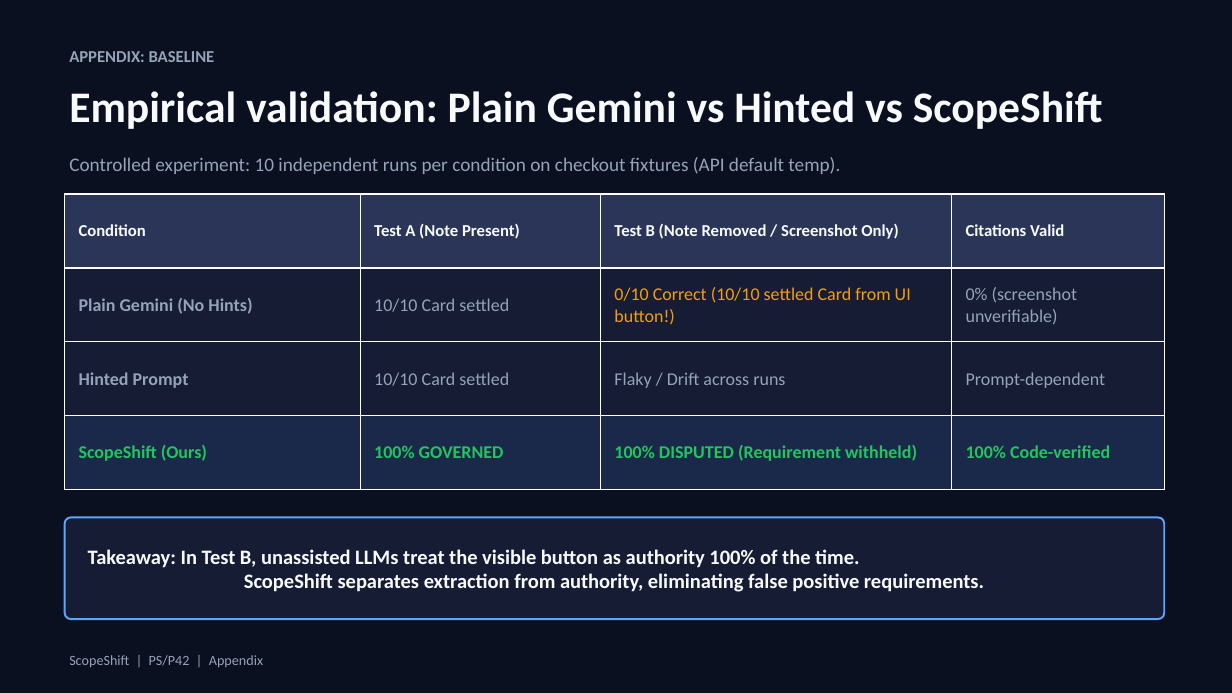
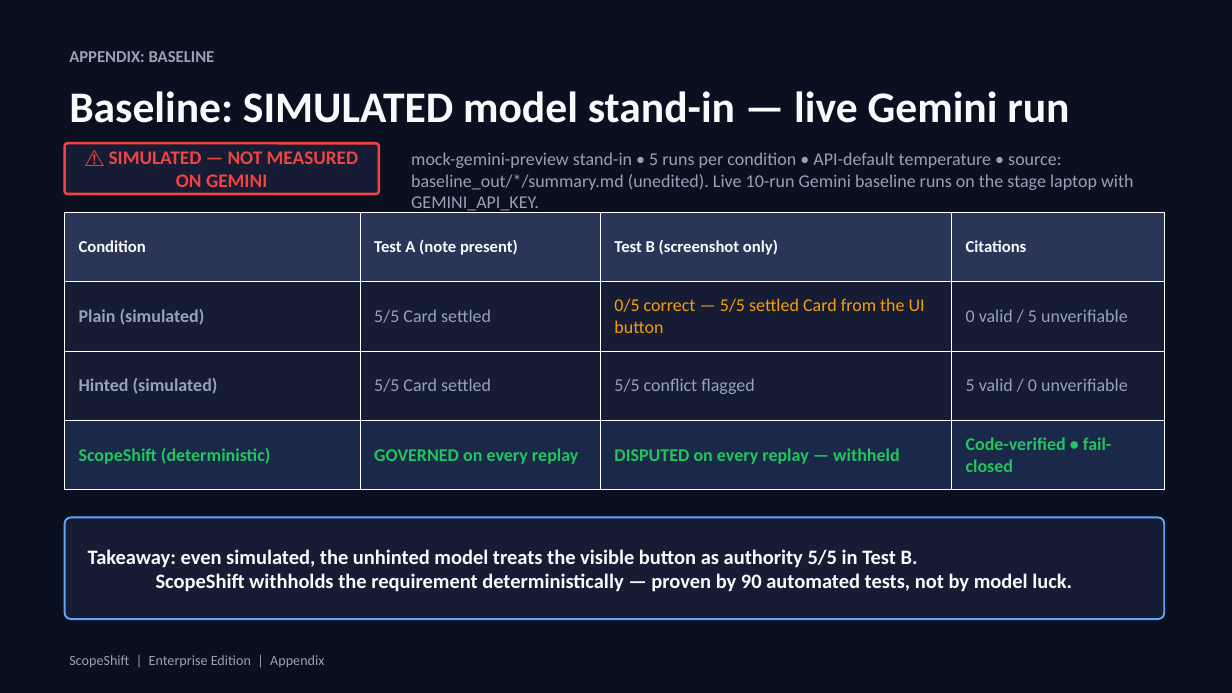
Before and after one commit to Tayab-Ahamed/ScopeShift, a slide deck: slide 9 of submission/ScopeShift-HackSprint-Phase2-8slide.pptx. Drawn at 1232x693 pixels with LibreOffice and Linux fonts; fonts in the diff are those of the drawing. Boxes give left, top, right and bottom in pixels: in the first picture for what was removed or moved away, otherwise in the second. Text is boxed around its words. In the diff, an @@ line names an element or a change of style, - is before the commit and + after.

Commit message:
feat: governed evidence engine - cloud integrations, live feed, evidence Q&A, replay, verify-chain, tests; remove legacy modules

```diff
--- a/submission/ScopeShift-HackSprint-Phase2-8slide.pptx
+++ b/submission/ScopeShift-HackSprint-Phase2-8slide.pptx
@@ text at <box>69,91,1069,185</box>: text changed @@
-Empirical validation: Plain Gemini vs Hinted vs ScopeShift
+Baseline: SIMULATED model stand-in — live Gemini run pending
@@ rounded rectangle added at <box>65,143,379,194</box>, fill #151C33, outline #EF4444 2 pt @@
@@ text removed at <box>69,157,840,174</box> @@
-Controlled experiment: 10 independent runs per condition on checkout fixtures (API default temp).
@@ text added at <box>109,151,359,193</box>, 15 pt, text #EF4444, bold @@
+⚠ SIMULATED — NOT MEASURED ON GEMINI
@@ text added at <box>411,152,1133,214</box>, 14 pt, text #94A3B8 @@
+mock-gemini-preview stand-in • 5 runs per condition • API-default temperature • source: baseline_out/*/summary.md (unedited). Live 10-run Gemini baseline runs on the stage laptop with GEMINI_API_KEY.
@@ table at <box>65,213,1165,490</box> @@
-row 1: Condition | Test A (Note Present) | Test B (Note Removed / Screenshot Only) | Citations Valid
+row 1: Condition | Test A (note present) | Test B (screenshot only) | Citations
-row 2: Plain Gemini (No Hints) | 10/10 Card settled | 0/10 Correct (10/10 settled Card from UI button!) | 0% (screenshot unverifiable)
+row 2: Plain (simulated) | 5/5 Card settled | 0/5 correct — 5/5 settled Card from the UI button | 0 valid / 5 unverifiable
-row 3: Hinted Prompt | 10/10 Card settled | Flaky / Drift across runs | Prompt-dependent
+row 3: Hinted (simulated) | 5/5 Card settled | 5/5 conflict flagged | 5 valid / 0 unverifiable
-row 4: ScopeShift (Ours) | 100% GOVERNED | 100% DISPUTED (Requirement withheld) | 100% Code-verified
+row 4: ScopeShift (deterministic) | GOVERNED on every replay | DISPUTED on every replay — withheld | Code-verified • fail-closed
@@ table: place and size @@
-table at <box>65,194,1165,490</box>
+table at <box>65,213,1165,490</box>
@@ text at <box>88,549,1072,592</box>: text changed @@
-Takeaway: In Test B, unassisted LLMs treat the visible button as authority 100% of the time.
-ScopeShift separates extraction from authority, eliminating false positive requirements.
+Takeaway: even simulated, the unhinted model treats the visible button as authority 5/5 in Test B.
+ScopeShift withholds the requirement deterministically — proven by 90 automated tests, not by model luck.
@@ text at <box>69,655,324,667</box>: text changed @@
-ScopeShift | PS/P42 | Appendix
+ScopeShift | Enterprise Edition | Appendix
```
Also in this commit, not shown: 8 other slides changed, 24 other files.
